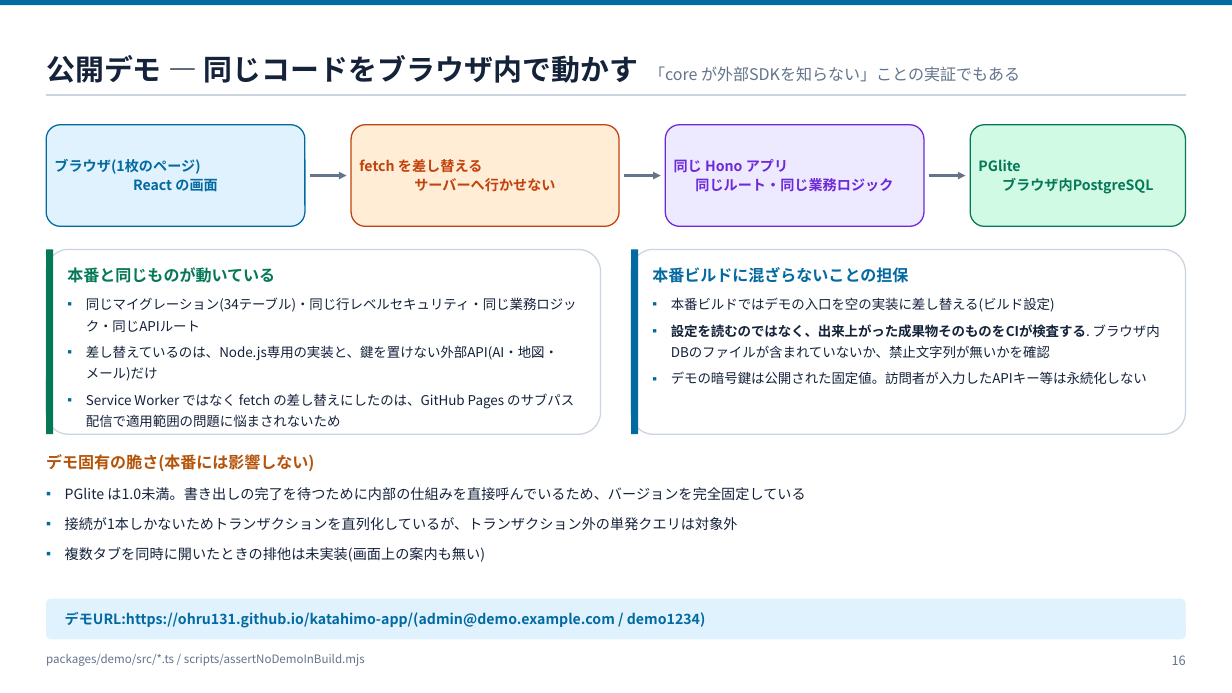
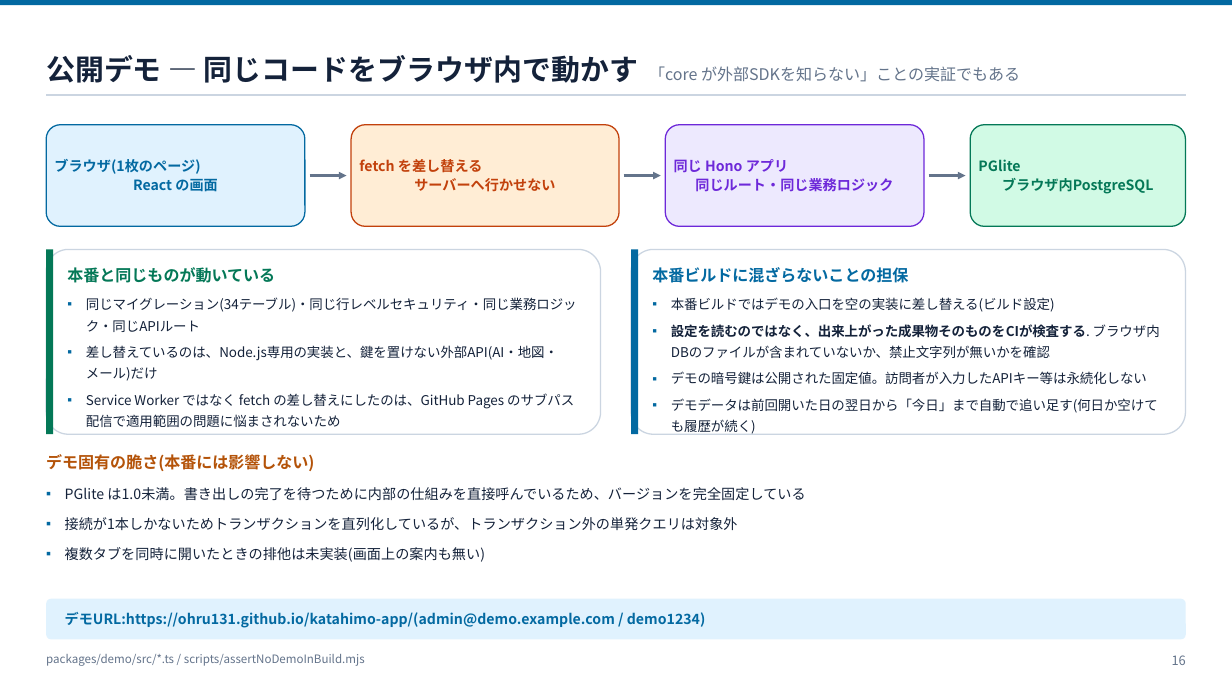
Before and after one commit to ohru131/katahimo-app, a slide deck: slide 16 of doc/13_アーキテクチャ説明資料.pptx. Drawn at 1232x693 pixels with LibreOffice and Linux fonts; fonts in the diff are those of the drawing. Boxes give left, top, right and bottom in pixels: in the first picture for what was removed or moved away, otherwise in the second. Text is boxed around its words. In the diff, an @@ line names an element or a change of style, - is before the commit and + after.

```diff
--- a/doc/13_アーキテクチャ説明資料.pptx
+++ b/doc/13_アーキテクチャ説明資料.pptx
@@ text at [671, 398, 1158, 435]: paragraph added @@
+▪ デモデータは前回開いた日の翌日から「今日」まで自動で追い足す(何日か空けても履歴が続く)
```
Also in this commit, not shown: 5 other slides changed, 4 other files.
